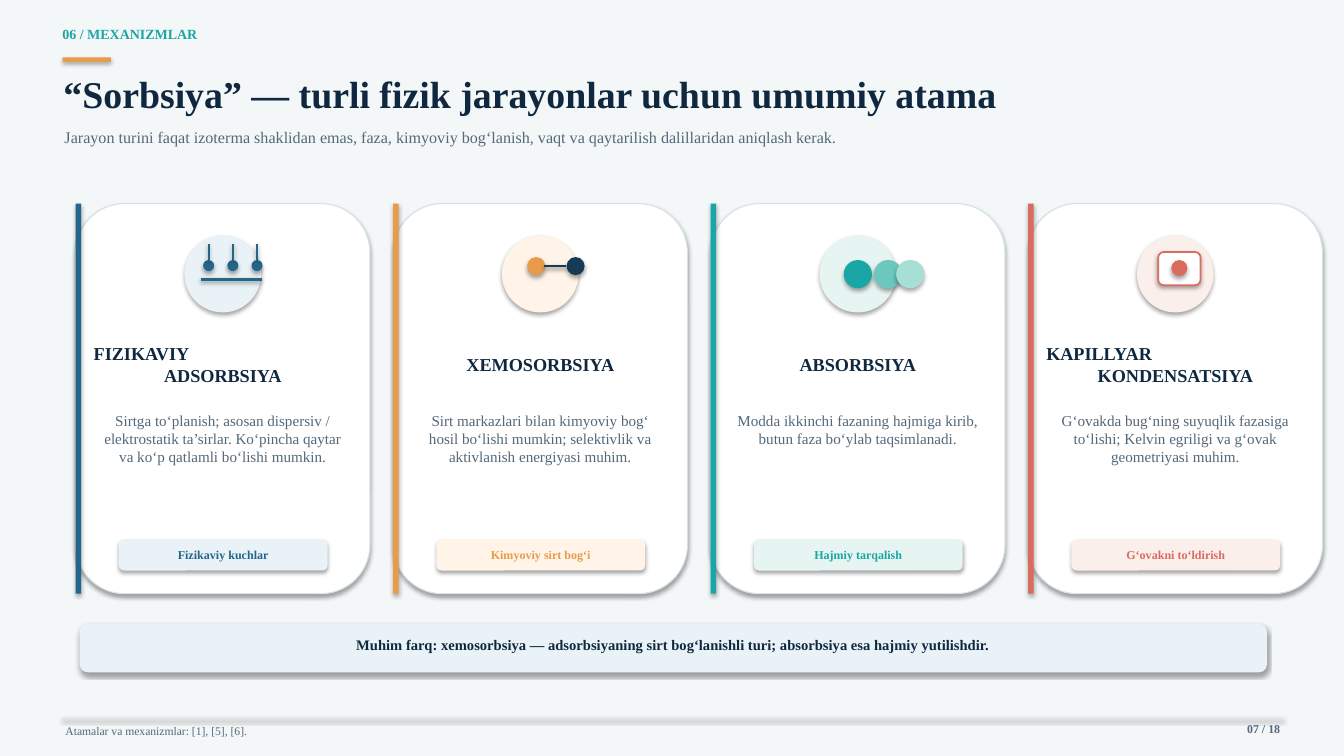
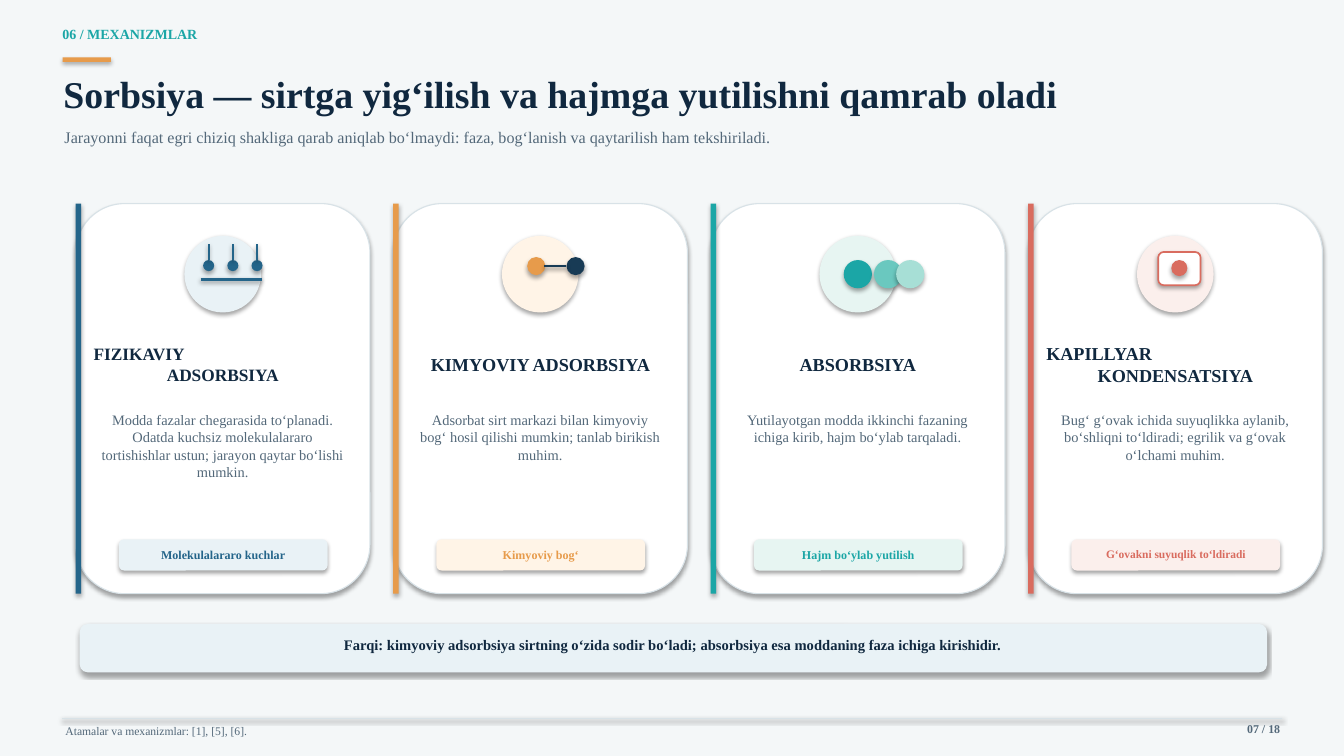
Before and after one commit to jabborovd18-collab/taqdimot-fayllari, a slide deck: slide 7 of sirt_hodisalari_adsorbsiya_ilmi.pptx. Drawn at 1344x756 pixels with LibreOffice and Linux fonts; fonts in the diff are those of the drawing. Boxes give left, top, right and bottom in pixels: in the first picture for what was removed or moved away, otherwise in the second. Text is boxed around its words. In the diff, an @@ line names an element or a change of style, - is before the commit and + after.

Commit message:
Polish Uzbek wording and formula clarity in adsorption deck

```diff
--- a/sirt_hodisalari_adsorbsiya_ilmi.pptx
+++ b/sirt_hodisalari_adsorbsiya_ilmi.pptx
@@ text at [63,81,1057,116]: text changed @@
-“Sorbsiya” — turli fizik jarayonlar uchun umumiy atama
+Sorbsiya — sirtga yig‘ilish va hajmga yutilishni qamrab oladi
@@ text at [64,131,771,147]: text changed @@
-Jarayon turini faqat izoterma shaklidan emas, faza, kimyoviy bog‘lanish, vaqt va qaytarilish dalillaridan aniqlash kerak.
+Jarayonni faqat egri chiziq shakliga qarab aniqlab bo‘lmaydi: faza, bog‘lanish va qaytarilish ham tekshiriladi.
@@ text "FIZIKAVIY ADSORBSIYA" at [94,348,279,381]: size 13 to 12.4 pt @@
@@ text at [431,359,650,372]: text changed @@
-XEMOSORBSIYA
+KIMYOVIY ADSORBSIYA
@@ text at [102,415,343,477]: text changed; size 10.8 to 10.3 pt @@
-Sirtga to‘planish; asosan dispersiv / elektrostatik ta’sirlar. Ko‘pincha qaytar va ko‘p qatlamli bo‘lishi mumkin.
+Modda fazalar chegarasida to‘planadi. Odatda kuchsiz molekulalararo tortishishlar ustun; jarayon qaytar bo‘lishi mumkin.
@@ text at [420,415,660,460]: text changed; size 10.8 to 10.3 pt @@
-Sirt markazlari bilan kimyoviy bog‘ hosil bo‘lishi mumkin; selektivlik va aktivlanish energiyasi muhim.
+Adsorbat sirt markazi bilan kimyoviy bog‘ hosil qilishi mumkin; tanlab birikish muhim.
@@ text at [747,415,968,445]: text changed; size 10.8 to 10.3 pt @@
-Modda ikkinchi fazaning hajmiga kirib, butun faza bo‘ylab taqsimlanadi.
+Yutilayotgan modda ikkinchi fazaning ichiga kirib, hajm bo‘ylab tarqaladi.
@@ text at [1061,415,1289,460]: text changed; size 10.8 to 10.3 pt @@
-G‘ovakda bug‘ning suyuqlik fazasiga to‘lishi; Kelvin egriligi va g‘ovak geometriyasi muhim.
+Bug‘ g‘ovak ichida suyuqlikka aylanib, bo‘shliqni to‘ldiradi; egrilik va g‘ovak o‘lchami muhim.
@@ text at [161,550,285,559]: text changed @@
-Fizikaviy kuchlar
+Molekulalararo kuchlar
@@ text at [503,550,579,561]: text changed @@
-Kimyoviy sirt bog‘i
+Kimyoviy bog‘
@@ text at [802,550,914,561]: text changed @@
-Hajmiy tarqalish
+Hajm bo‘ylab yutilish
@@ text at [1106,550,1245,561]: text changed; size 8.6 to 8.2 pt @@
-G‘ovakni to‘ldirish
+G‘ovakni suyuqlik to‘ldiradi
@@ text at [344,639,1000,654]: text changed @@
-Muhim farq: xemosorbsiya — adsorbsiyaning sirt bog‘lanishli turi; absorbsiya esa hajmiy yutilishdir.
+Farqi: kimyoviy adsorbsiya sirtning o‘zida sodir bo‘ladi; absorbsiya esa moddaning faza ichiga kirishidir.
```
Also in this commit, not shown: 17 other slides changed.
